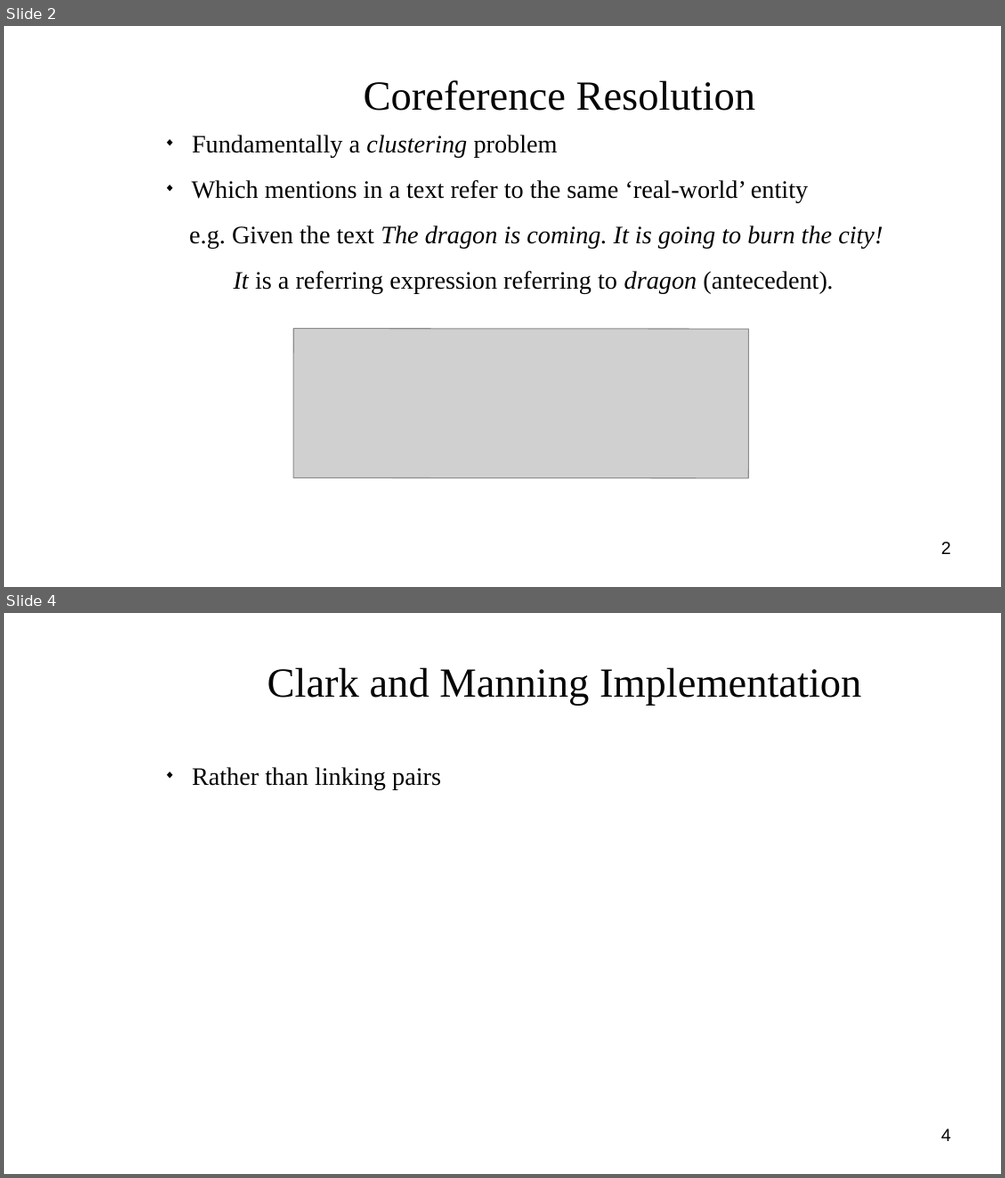
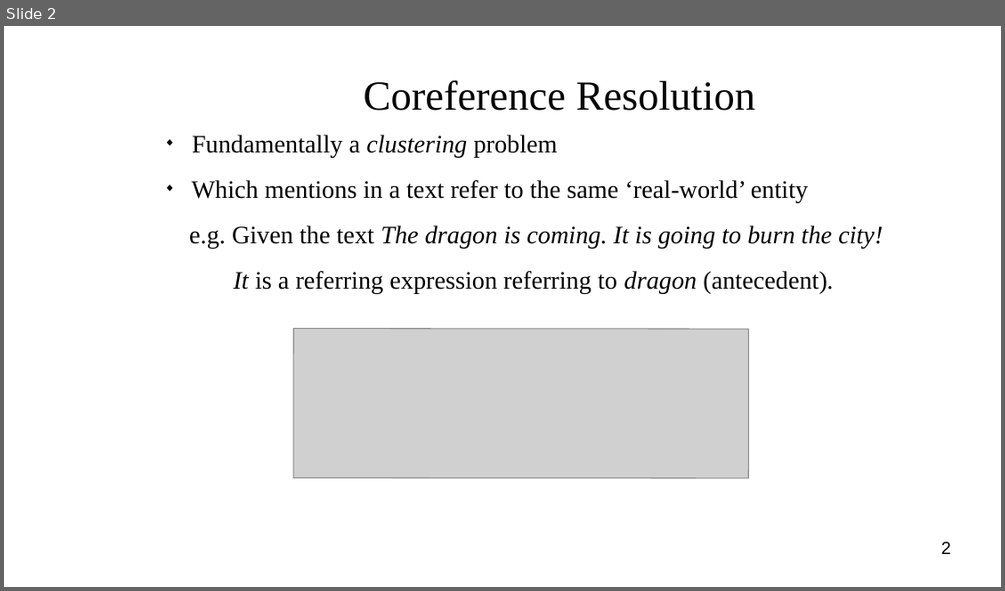
Before and after one commit to masonedmison/coref, a slide deck: documentation/presentation/cs710_presentation.odp. Shown one above the other, each under a label of ours: slides 2 and 4 before the commit, slide 2 after it; the slides between them are not shown. The pictures are 1005x1178 and 1005x591 pixels, drawn with LibreOffice and Linux fonts; fonts in the diff are those of the drawing; grey boxes stand for pictures; background and template pictures are left out. Boxes give left, top, right and bottom in pixels: in the first picture for what was removed or moved away, otherwise in the second. Text is boxed around its words. In the diff, an @@ line names an element or a change of style, - is before the commit and + after.

```diff
--- a/documentation/presentation/cs710_presentation.odp
+++ b/documentation/presentation/cs710_presentation.odp
@@ slide 4 removed at (4,613,1001,1174), background picture (left out) @@
@@ title removed at (267,667,861,706) @@
-Clark and Manning Implementation
@@ subtitle removed at (192,767,441,789) @@
-◆ Rather than linking pairs
@@ page number removed at (941,1128,951,1141) @@
-4
```
Also in this commit, not shown: 1 slide changed, 7 slides added, 32 other files.
